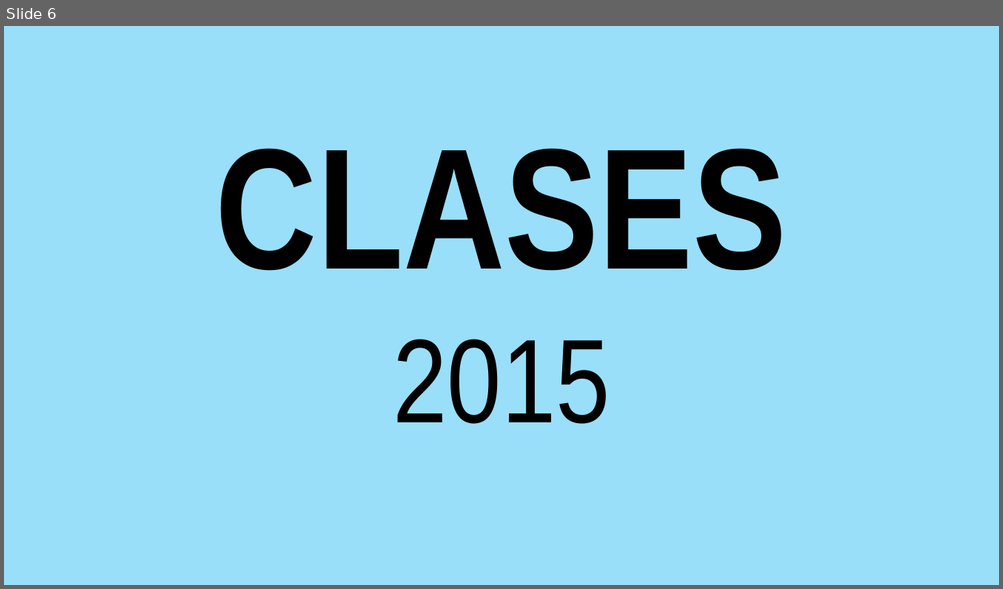
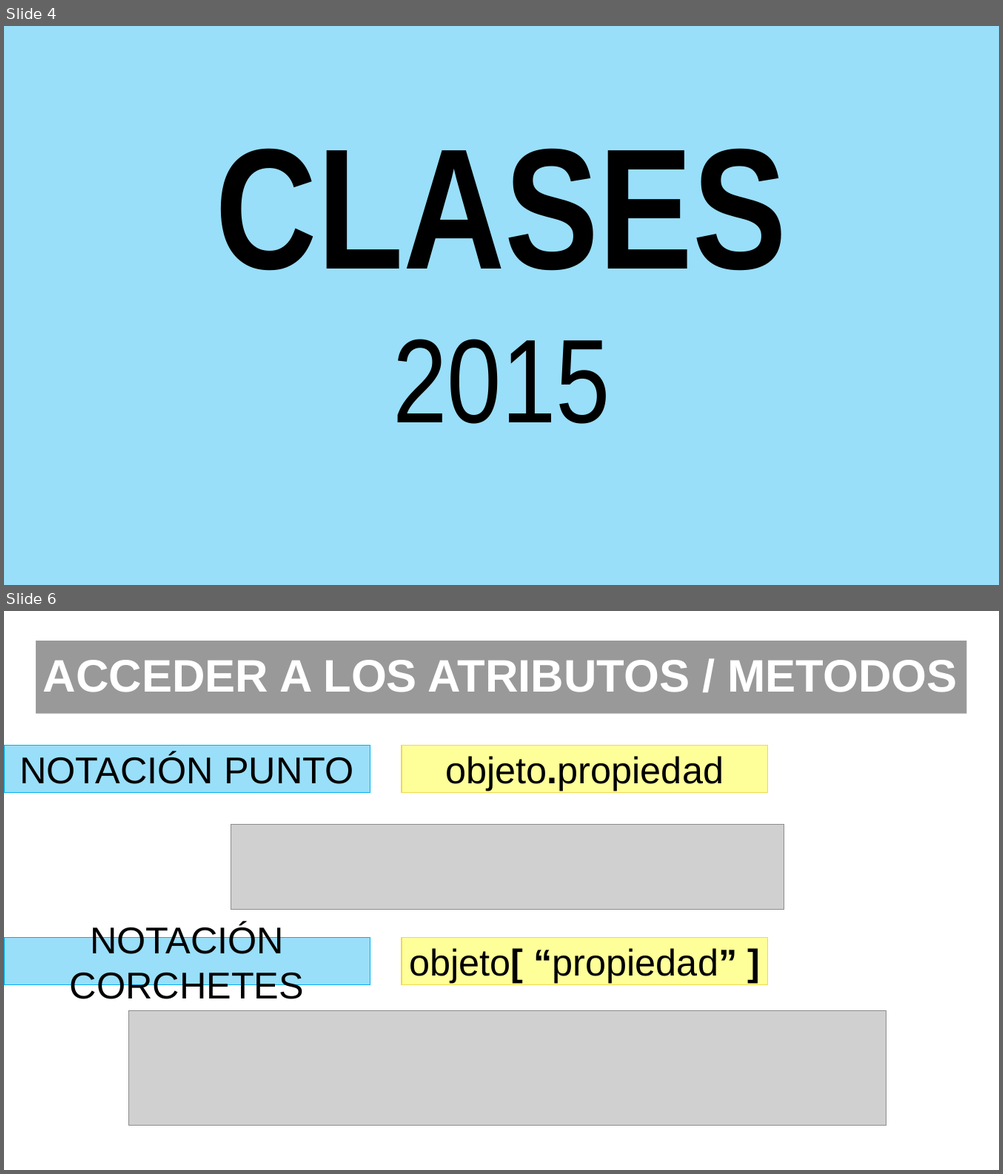
Before and after one commit to YPZ-24/Curso_FundamentosJS, a slide deck: Presentaciones/clase7.pptx. Shown one above the other, each under a label of ours: slide 6 before the commit, slides 4 and 6 after it; the slides between them are not shown. The pictures are 1003x589 and 1003x1174 pixels, drawn with LibreOffice and Linux fonts; fonts in the diff are those of the drawing; grey boxes stand for pictures; background and template pictures are left out. Boxes give left, top, right and bottom in pixels: in the first picture for what was removed or moved away, otherwise in the second. Text is boxed around its words. In the diff, an @@ line names an element or a change of style, - is before the commit and + after.

```diff
--- a/Presentaciones/clase7.pptx
+++ b/Presentaciones/clase7.pptx
@@ slide 6 added at [4,611,999,1170], background picture (left out) @@
@@ rectangle added at [35,641,966,714], fill #000000 at 40% opacity, 44 pt, text #FFFFFF, bold @@
+ACCEDER A LOS ATRIBUTOS / METODOS
@@ rectangle added at [4,745,370,792], fill #00B0F0 at 40% opacity, outline #00B0F0 1 pt, 36 pt, text #000000 @@
+NOTACIÓN PUNTO
@@ rectangle added at [401,745,767,792], fill #FFFF00 at 40% opacity, outline #F0DA50 1 pt, 36 pt, text #000000 @@
+objeto.propiedad
@@ picture added at [231,824,785,909] @@
@@ rectangle added at [4,938,370,985], fill #00B0F0 at 40% opacity, outline #00B0F0 1 pt, 36 pt, text #000000 @@
+NOTACIÓN CORCHETES
@@ rectangle added at [401,938,767,985], fill #FFFF00 at 40% opacity, outline #F0DA50 1 pt, 36 pt, text #000000 @@
+objeto[ “propiedad” ]
@@ picture added at [128,1011,887,1126] @@
@@ what was slide 6 is now slide 4 @@
```
Also in this commit, not shown: 2 slides changed, 8 other slides added, 1 slide removed, 5 other files.
